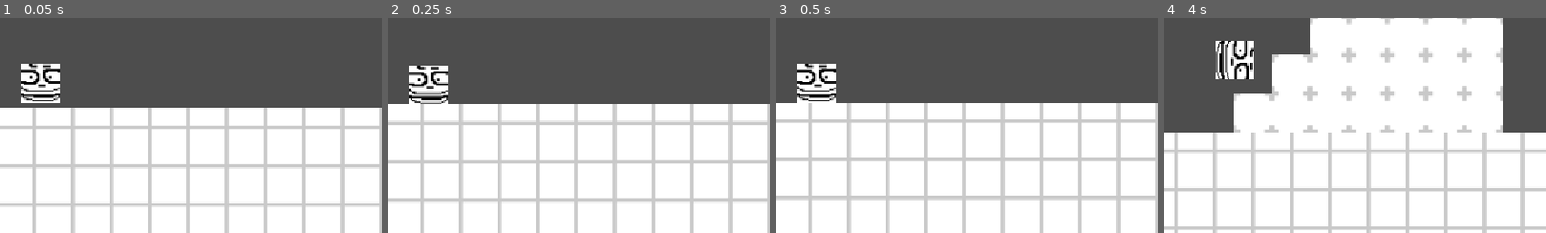
Above: before the commit, frames 1-4 (left to right).
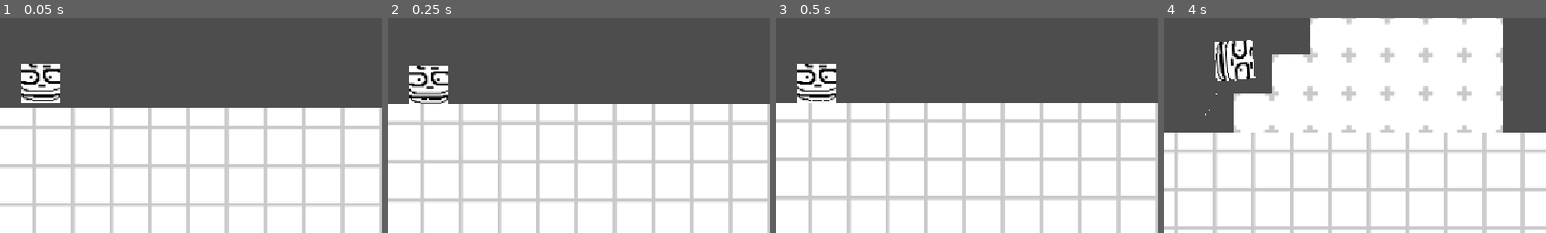
Above: after the commit, the same moments.

Repository: Paylicier/RickTheGame
Game: Godot game, scene res://main.tscn
The game is run twice, just before and just after one commit, with the same random seed, the same clock (stepped at 60 frames per second) and the same inputs.
Inputs (mouse positions are % of the whole screen's width and height, from its top left):
- Up to frame 1 (0.05 s): no input
- Up to frame 2 (0.25 s): no input
- Up to frame 3 (0.5 s): no input
- Up to frame 4 (4 s): tap Enter at 0.5 s; move the mouse to (72, 45) at 0.52 s; hold D (right) 0.53-2.03 s; tap Space (jump) at 0.6, 0.77, 1.07, 1.52, 1.55, 1.82, 2.3, 2.85, 3.02, 3.32, 3.77, 3.8 s; click (72, 45) at 0.67 s; move the mouse to (30, 55) at 1.27 s; tap Alt at 1.35, 3.6 s; move the mouse to (60, 28) at 2.02 s; hold A (left) 2.03-2.78 s; tap Shift at 2.1 s; move the mouse to (45, 70) at 2.77 s; hold D (right) from 2.78 s (still down); click (45, 70) at 2.92 s; move the mouse to (80, 65) at 3.52 s
The pictures show only the part of the screen within x 44-94%, y 33-83%; the shares and areas given below are measured in that part.

Frame 1 is identical in both runs. In frame 2, less than 0.1% of the frame differs, in the area x 10-11%, y 37-39%; in frame 3, less than 0.1%; in frame 4, 1.0%, in the area x 10-24%, y 10-46%.

Commit message:
feat: add player sfx

Diff:
--- a/main.tscn
+++ b/main.tscn
@@ -1,11 +1,25 @@
 [gd_scene format=4 uid="uid://bpjy5v678xv5m"]
 
 [ext_resource type="Script" uid="uid://dhipqhwi2xa2v" path="res://player.gd" id="1_h2yge"]
-[ext_resource type="Texture2D" uid="uid://7174kb1kurkm" path="res://spritesheet.png" id="2_0xm2m"]
-[ext_resource type="Texture2D" uid="uid://cxgsunxgeoobw" path="res://player.png" id="2_h2yge"]
+[ext_resource type="Texture2D" uid="uid://7174kb1kurkm" path="res://assets/sprite/spritesheet.png" id="2_0xm2m"]
+[ext_resource type="Texture2D" uid="uid://cxgsunxgeoobw" path="res://assets/sprite/player.png" id="2_h2yge"]
+[ext_resource type="AudioStream" uid="uid://dtammfo05s48p" path="res://assets/sound/steps.ogg" id="3_1bvp3"]
+[ext_resource type="AudioStream" uid="uid://q42cu7agdshr" path="res://assets/sound/jump.wav" id="3_7mycd"]
+[ext_resource type="AudioStream" uid="uid://cxh22dgvkmpm4" path="res://assets/sound/walljump.wav" id="4_272bh"]
 
 [sub_resource type="RectangleShape2D" id="RectangleShape2D_y0rbu"]
 size = Vector2(64.28801, 64.25)
+
+[sub_resource type="ParticleProcessMaterial" id="ParticleProcessMaterial_5xl8h"]
+particle_flag_disable_z = true
+direction = Vector3(0, -1, 0)
+spread = 70.0
+initial_velocity_min = 20.0
+initial_velocity_max = 60.0
+gravity = Vector3(0, 200, 0)
+scale_min = 0.5
+scale_max = 1.5
+color = Color(0.9515795, 0.95157963, 0.9515795, 1)
 
 [sub_resource type="TileSetAtlasSource" id="TileSetAtlasSource_h2yge"]
 texture = ExtResource("2_0xm2m")
@@ -36,6 +50,7 @@
 
 [node name="Player" type="CharacterBody2D" parent="." unique_id=1334580055]
 script = ExtResource("1_h2yge")
+SFX = Array[AudioStream]([ExtResource("3_1bvp3"), ExtResource("3_7mycd"), ExtResource("4_272bh")])
 
 [node name="Sprite2D" type="Sprite2D" parent="Player" unique_id=724786746]
 position = Vector2(22, 458)
@@ -52,6 +67,17 @@
 zoom = Vector2(1.815, 1.815)
 position_smoothing_enabled = true
 
+[node name="DustParticles" type="GPUParticles2D" parent="Player" unique_id=208913711]
+position = Vector2(23, 474)
+emitting = false
+lifetime = 0.3
+one_shot = true
+process_material = SubResource("ParticleProcessMaterial_5xl8h")
+
+[node name="FootstepSFX" type="AudioStreamPlayer2D" parent="Player" unique_id=1224273781]
+stream = ExtResource("3_1bvp3")
+volume_db = -14.62
+
 [node name="TileMapLayer" type="TileMapLayer" parent="." unique_id=1377278581]
 tile_map_data = PackedByteArray("AAAAABQAAAAAAAAAAAABABQAAAAAAAAAAAACABQAAAAAAAAAAAADABQAAAAAAAAAAAAEABQAAAAAAAAAAAAFAB …(4976 unchanged characters)…
 tile_set = SubResource("TileSet_5xl8h")
--- a/player.gd
+++ b/player.gd
@@ -2,13 +2,54 @@
 
 const SPEED = 200.0
 const JUMP_VELOCITY = -300.0
-const SNAP_SPEED = 10.0
+const SNAP_SPEED = 20.0
+const DUST_STEP_DISTANCE = 24.0
+
+enum SoundType {
+	STEP,
+	JUMP,
+	WALL_JUMP
+}
 
 @onready var visual: Node2D = $Sprite2D
 @onready var col: Node2D = $CollisionShape2D
+@onready var dust: GPUParticles2D = $DustParticles
+@onready var audio_player: AudioStreamPlayer2D = $FootstepSFX
+
+
 @export var cube_size: float = 32.0
+@export var SFX: Array[AudioStream] = []
 
+var _was_on_floor := false
+var _was_on_wall := false
+var _distance_since_dust := 0.0
 var is_magic_in_the_air: float = 0.0;
+
+var rng := RandomNumberGenerator.new()
+
+var last_sound: SoundType
+
+func play_sfx(type: SoundType) -> void:
+	if type >= SFX.size() or SFX[type] == null:
+		return
+
+	if not audio_player.playing || last_sound != type:
+		audio_player.stream = SFX[type]
+		audio_player.play()
+		last_sound = type
+
+func _emit_dust() -> void:
+	dust.restart()
+	dust.emitting = true
+
+func _play_footstep() -> void:
+	play_sfx(SoundType.STEP)
+
+func _play_wj() -> void:
+	play_sfx(SoundType.WALL_JUMP)
+
+func _play_jump() -> void:
+	play_sfx(SoundType.JUMP)
 
 func _physics_process(delta: float) -> void:
 
@@ -20,11 +61,13 @@
 
 	if Input.is_action_just_pressed("jump") and is_on_floor():
 		velocity.y = JUMP_VELOCITY
+		_play_jump()
 
 	if Input.is_action_just_pressed("jump") and is_on_wall_only() and direction:
 		velocity.y = JUMP_VELOCITY
 		velocity.x = get_wall_normal().x*SPEED
 		is_magic_in_the_air = true
+		_play_wj()
 
 	if not is_magic_in_the_air:
 		if direction:
@@ -34,11 +77,30 @@
 
 	move_and_slide()
 
+	if is_on_floor() and not _was_on_floor:
+		_emit_dust()
+
+	if is_on_floor() and abs(velocity.x) > 1.0:
+		_distance_since_dust += abs(velocity.x) * delta
+		if _distance_since_dust >= DUST_STEP_DISTANCE:
+			_distance_since_dust = 0.0
+			_emit_dust()
+	else:
+		_distance_since_dust = 0.0
+
+	if is_on_wall() and not _was_on_wall:
+		dust.rotation = PI / 2.0 if get_wall_normal().x > 0 else -PI / 2.0
+		_emit_dust()
+
+	_was_on_floor = is_on_floor()
+	_was_on_wall = is_on_wall()
+
 	if is_on_floor():
 		is_magic_in_the_air = false
 		if abs(velocity.x) > 1.0:
 			var radius := cube_size / 2.0
 			visual.rotation += velocity.x * delta / radius
+			_play_footstep()
 		else:
 			var target : float = round(visual.rotation / (PI / 2.0)) * (PI / 2.0)
 			visual.rotation = lerp_angle(visual.rotation, target, SNAP_SPEED * delta)
--- a/project.godot
+++ b/project.godot
@@ -13,7 +13,7 @@
 config/name="rick"
 run/main_scene="uid://bpjy5v678xv5m"
 config/features=PackedStringArray("4.7", "Mobile")
-config/icon="res://icon.svg"
+config/icon="res://assets/sprite/icon.svg"
 
 [display]
 
Not shown, added: assets/sound/jump.wav.import
Not shown, added: assets/sound/steps.ogg.import
Not shown, added: assets/sound/walljump.wav.import
Renamed: icon.svg -> assets/sprite/icon.svg
Not shown, changed: assets/sprite/icon.svg.import
Renamed: player.png -> assets/sprite/player.png
Not shown, changed: assets/sprite/player.png.import
Renamed: spritesheet.png -> assets/sprite/spritesheet.png
Not shown, changed: assets/sprite/spritesheet.png.import
Not shown, added: export_presets.cfg
Not shown, added: assets/sound/jump.wav
Not shown, added: assets/sound/steps.ogg
(and 1 more such lines)
